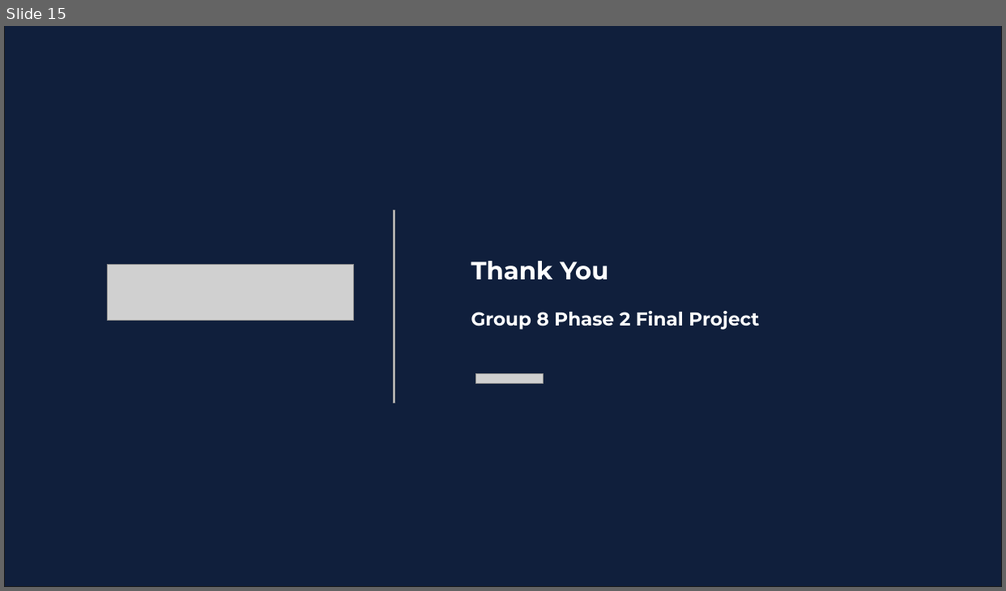
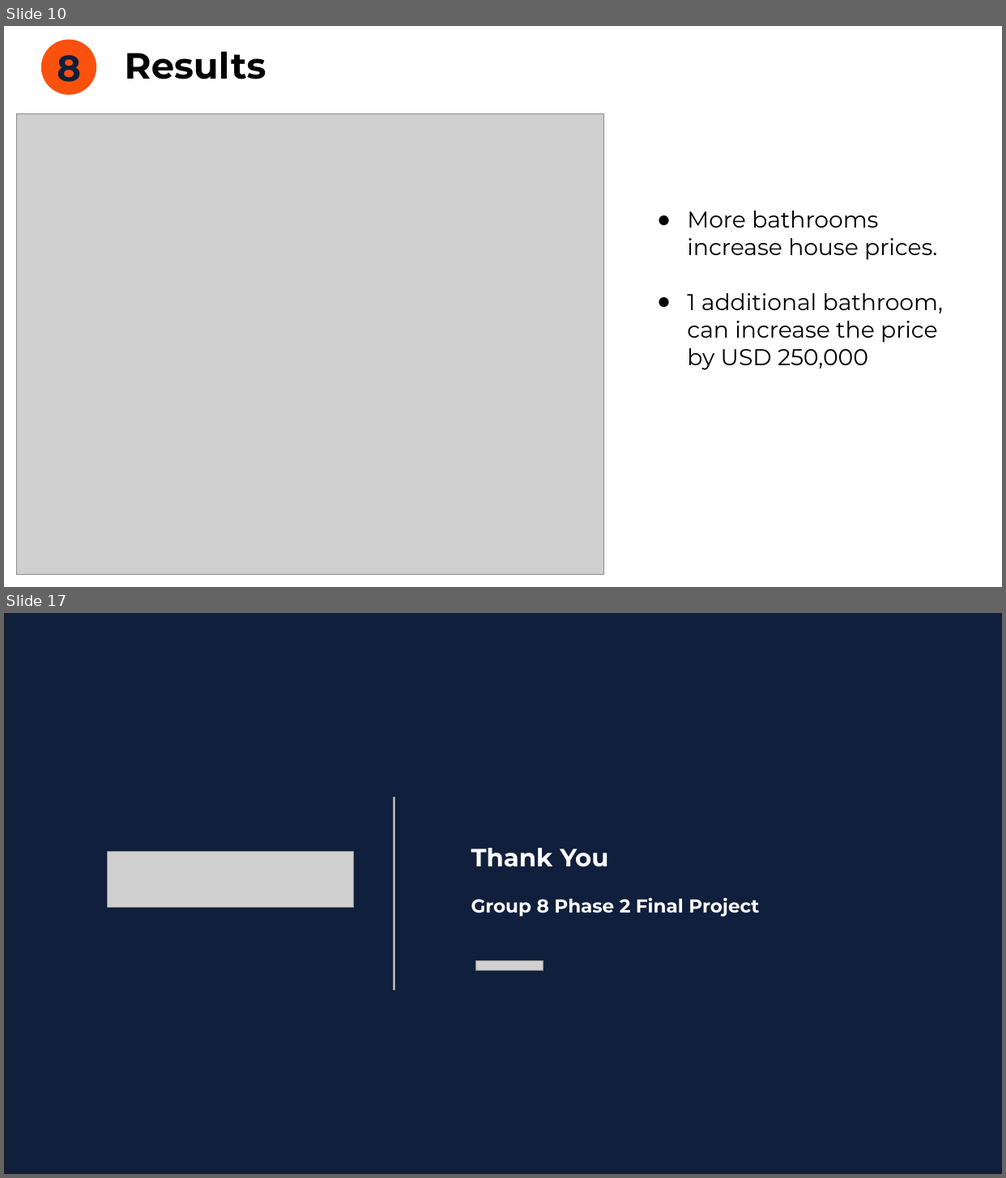
Before and after one commit to bryanmunene/phase_2_group_8_project, a slide deck: Final Group 8 Phase 2 Project_POWERPOINT_DSF PT6.pptx. Shown one above the other, each under a label of ours: slide 15 before the commit, slides 10 and 17 after it; the slides between them are not shown. The pictures are 1006x591 and 1006x1178 pixels, drawn with LibreOffice and Linux fonts; fonts in the diff are those of the drawing; grey boxes stand for pictures. Boxes give left, top, right and bottom in pixels: in the first picture for what was removed or moved away, otherwise in the second. Text is boxed around its words. In the diff, an @@ line names an element or a change of style, - is before the commit and + after.

```diff
--- a/Final Group 8 Phase 2 Project_POWERPOINT_DSF PT6.pptx
+++ b/Final Group 8 Phase 2 Project_POWERPOINT_DSF PT6.pptx
@@ slide 10 added at (4, 26, 1002, 587), background #FFFFFF @@
@@ ellipse added at (41, 40, 96, 94), fill #FA510F, outline #FA510F 0.75 pt, 35 pt, text #101F3C, bold @@
+8
@@ title added at (125, 51, 266, 79), 35 pt, text #000000, bold @@
+Results
@@ picture added at (17, 113, 604, 574) @@
@@ text added at (687, 211, 943, 370), 22 pt, text #000000 @@
+● More bathrooms increase house prices.
+● 1 additional bathroom, can increase the price by USD 250,000
@@ what was slide 15 is now slide 17 @@
```
Also in this commit, not shown: 11 slides changed, 4 other slides added, 3 slides removed, 2 other files.
